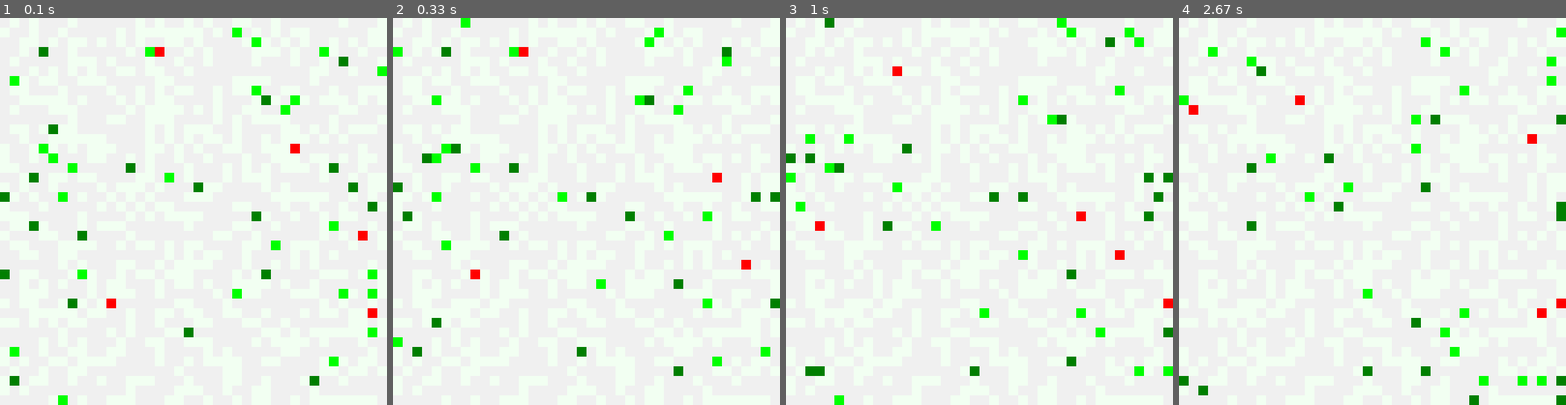
Above: before the commit, frames 1-4 (left to right).
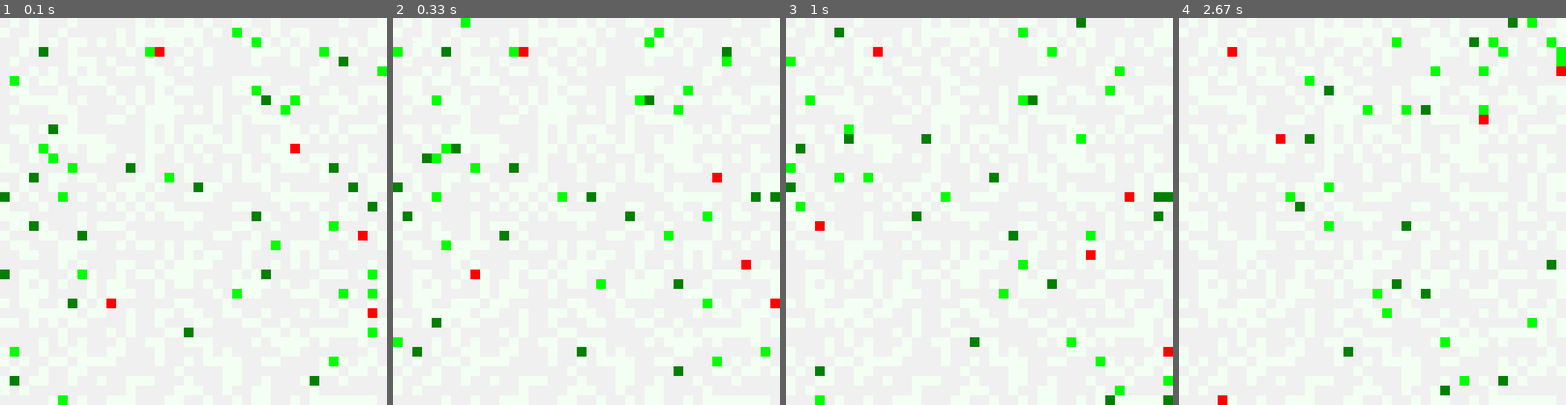
Above: after the commit, the same moments.

Repository: snisarg/263C
Game: pygame game, started from game.py
Two runs of this game, one before a commit and one after it. Both use one fixed random seed, a clock stepped at 60 frames per second and the inputs below. The source is Python 2; it was converted automatically to run under Python 3.
Inputs:
- Up to frame 1 (0.1 s): no input
- Up to frame 2 (0.33 s): no input
- Up to frame 3 (1 s): no input
- Up to frame 4 (2.67 s): no input

Frame 1 is identical in both runs. In frame 2, less than 0.1% of the frame differs, in the area x 97-100%, y 72-75%; in frame 3, 5.0%; in frame 4, 5.2%, in the area x 0-100%, y 0-100%.

Commit message:
Starting Again

Diff:
--- a/animat.py
+++ b/animat.py
@@ -44,7 +44,6 @@
             difference[1] += 1
     return difference
 
-
 class StepCalculator:
 
     def __init__(self, step_weight):
@@ -99,6 +98,13 @@
         self.age = 0
         self.qlearn = QLearning()
 
+    def randomjump(self, list):
+            return random.choice(list)
+
+    def modulus_movement(self):
+        self.position_x %= config.grid_width()
+        self.position_y %= config.grid_height()
+
 
 # --- Easy Prey class def
 class EPrey(Animat):
@@ -106,7 +112,10 @@
     def __init__(self, x, y):
         Animat.__init__(self)
         self.position = [x, y]
-        self.energy = random.randint(400, 500)
+        self.energy = 400
+
+        # Set to true prey dies
+        self.killed = False
 
     def move(self, game_clock):
         if game_clock % (config.easy_prey_speed() + 1) == 0:
@@ -135,19 +144,19 @@
         grid.singleton_world.move_animat(self, coord)
 
 
+
+# --- This class can be modified to make sure that the harder prey is tougher to catch. (Change speed)
 class HPrey(Animat):
 
-    def __init__(self, x, y):
+    def __init__(self,x,y):
         Animat.__init__(self)
         self.position = [x, y]
-        self.energy = random.randint(1000, 1200)
-        self.wait_time = 0
+        self.energy = 400
+        # Set to true prey dies
+        self.killed = False
 
     def move(self, game_clock):
         if game_clock % (config.hard_prey_speed() + 1) == 0:
-            return
-
-        if self.wait_time > 0:
             return
         closest_animats = grid.singleton_world.around_point(self.position, config.hard_prey_range())
         step_calc = StepCalculator((10, 6, 4, 2, 1))
@@ -169,94 +178,54 @@
                 coord = random_walk()
         grid.singleton_world.move_animat(self, coord)
 
-    def reduce_wait(self):
-        if self.wait_time > 0:
-            self.wait_time -= 1
-
 
 class Predator(Animat):
 
     def __init__(self, x, y):
         Animat.__init__(self)
         self.position = [x, y]
-        self.energy = random.randint(600, 1000)
-        self.hunger_threshold = 1000
-        self.wait_time = 0
-        self.making_signal = False  # Internal neuron
-
-    # Returns prey closest to predator's positions OR closest predator making signal for help!
+        self.energy = 1000
+        self.hunger_threshold = 900
+        self.killed = False
+        self.length = 0
+
+    # Returns animat closest to predator's positions
     def __closest_animat(self):
         closest_animats = grid.singleton_world.around_point(self.position, config.predator_range())
         for level in closest_animats:
             for block in level:
                 for anim in block:
                     if isinstance(anim, EPrey) or isinstance(anim, HPrey):
-                        return anim  # Return the anim object which is closest
-                    elif isinstance(anim, Predator) and anim.making_signal == True:
-                        return anim
+                        return anim # Return the anim object which is closest
         return None
 
     def move(self, game_clock):
         if game_clock % (config.predator_speed() + 1) == 0:
             return
 
-        # If predator has lost to the hard prey, make him move randomly until wait_time = 0
-        if self.wait_time > 0:
-            return
-
         anim = self.__closest_animat()
         if anim is None:
-            coord = None
-        else:
-            coord = anim.position
-
+            coord = None    # No prey in sight
+        else:
+            coord = anim.position   # anim is in sight
+        # # Sense state and obtain action
         current_state = self.sense_state(anim)
         current_action = self.qlearn.choose_action(current_state)
-        self.making_signal = False
-
-        if current_action[0] == Action.MoveRandomly:
+
+        if coord is not None:
+            coord = normalise_distance(
+                distance_diff(self.position, coord, config.predator_range()), config.predator_range())
+        else:
             coord = random_walk()
             while grid.singleton_grid.is_obstacle(coord):
                 coord = random_walk()
-        else:
-            if current_action[0] == Action.SignalForHelp:
-                self.making_signal = True
-            coord = normalise_distance(
-                distance_diff(self.position, coord, config.predator_range()), config.predator_range())
-
         grid.singleton_world.move_animat(self, coord)
 
-# -- Battle between two animats is done here!
     def act(self):
         occupants = grid.singleton_grid.get_occupants_in(self.position)
         for animat in occupants:
-            if isinstance(animat, EPrey):
-                reward = self.reward(animat)
-                self.update_energy(200)
+            if isinstance(animat, EPrey) or isinstance(animat, HPrey):
                 grid.singleton_world.kill(animat)
-                self.qlearn.doQLearning(reward, self.sense_state(self.__closest_animat()))
-                self.making_signal = False
-
-            elif isinstance(animat, HPrey):
-                if self.energy > animat.energy:
-                    reward = self.reward(animat)
-                    self.update_energy(400)
-                    grid.singleton_world.kill(animat)
-                    self.qlearn.doQLearning(reward, self.sense_state(self.__closest_animat()))
-                    self.making_signal = False
-
-                elif self.energy <= animat.energy and self.wait_time == 0:
-                    print "Hard fights back at ", animat.position
-                    # Both predator and prey lose energy
-                    self.update_energy(-100)
-                    animat.energy -= 100
-
-                    # Make predator wait before chasing again
-                    self.wait_time = 10
-                    # Make hard prey wait before it can run away again
-                    animat.wait_time = 3
-                    reward = 0
-                    self.qlearn.doQLearning(reward, self.sense_state(self.__closest_animat()))
 
 
 # --- Return the state of the Animat
@@ -275,30 +244,8 @@
                     list_state.append(State.NotHungry)
                     return list_state
 
-                if isinstance(closest_animat, Predator):
-                    list_state.append(State.FollowSignal)
-                elif isinstance(closest_animat, EPrey):
+                if isinstance(closest_animat, EPrey):
                     list_state.append(State.PreyEasyClosest)
-                elif isinstance(closest_animat, HPrey) and self.making_signal == False:
+                else:
                     list_state.append(State.PreyHardClosest)
-                elif isinstance(closest_animat, HPrey) and self.making_signal == True:
-                    list_state.append(State.PredatorAskHelp)
             return list_state
-
-    def update_energy(self, amount):
-        self.energy += amount
-
-    def reduce_wait(self):
-        if self.wait_time > 0:
-            self.wait_time -= 1
-            if self.wait_time == 0:
-                self.making_signal = False
-
-    def reward(self, animat):
-        if isinstance(animat, EPrey):
-            return 0.5
-        else:
-            return 1
-
-    def printqtable(self):
-        print self.qlearn.table
--- a/game.py
+++ b/game.py
@@ -40,7 +40,6 @@
     generation_size -=1
     if generation_size == 0:
         generation_number += 1
-        grid.singleton_world.printqtables()
         print "----------Generation :", generation_number
         grid.singleton_grid = Grid()
         grid.singleton_world.new_generation(grid.singleton_grid)
--- a/grid.py
+++ b/grid.py
@@ -210,16 +210,13 @@
             easy.move(self.clock)
         for hard in self.hard_preys:
             hard.move(self.clock)
-            hard.reduce_wait()
         for predator in self.predators:
             predator.move(self.clock)
         # Process the movement and results
         # Right now only Predators can take actions of their movement.
         for predator in self.predators:
             # Reduce wait time
-            predator.reduce_wait()
             predator.act()
-            predator.update_energy(-1)
         self.clock += 1  # increment timer.
 
 
--- a/qlearning.py
+++ b/qlearning.py
@@ -39,9 +39,9 @@
     def settable(self):
         self.table[State.PreyNotVisible] = [Action.MoveRandomly, self.rand()]
         self.table[(State.Hungry, State.PreyEasyClosest)] = [Action.TowardsEasyPrey,
-                                                             self.rand()]
+                                                             self.rand(), Action.MoveRandomly, self.rand()]
         self.table[(State.Hungry, State.PreyHardClosest)] = [Action.TowardsHardPrey,
-                                                             self.rand(), Action.SignalForHelp, self.rand()]
+                                                             self.rand(), Action.MoveRandomly, self.rand()]
         self.table[State.NotHungry] = [Action.MoveRandomly, self.rand()]
         self.table[(State.Hungry, State.PredatorAskHelp)] = [Action.SignalForHelp, self.rand()]
         self.table[(State.Hungry, State.FollowSignal)] = [Action.TowardsSignal, self.rand()]
@@ -97,7 +97,9 @@
 
         # print "Updated Q value ", oldq , newq
         # Update QValue and reflect in Table
-        prev_action[prev_max_index-1] = newq
+        print "Before", prev_state, prev_action
+        prev_action[prev_max_index+1] = newq
+        print "After", prev_action
         self.table[tuple(prev_state)] = prev_action
 
 
